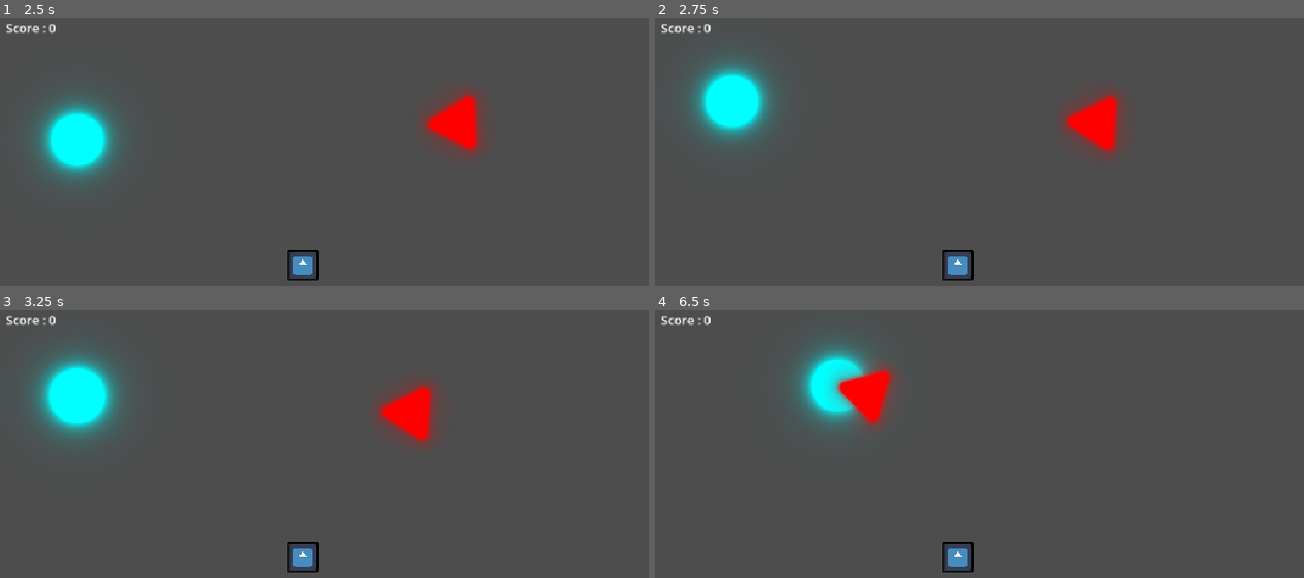
Above: before the commit, frames 1-4 (two rows, left to right).
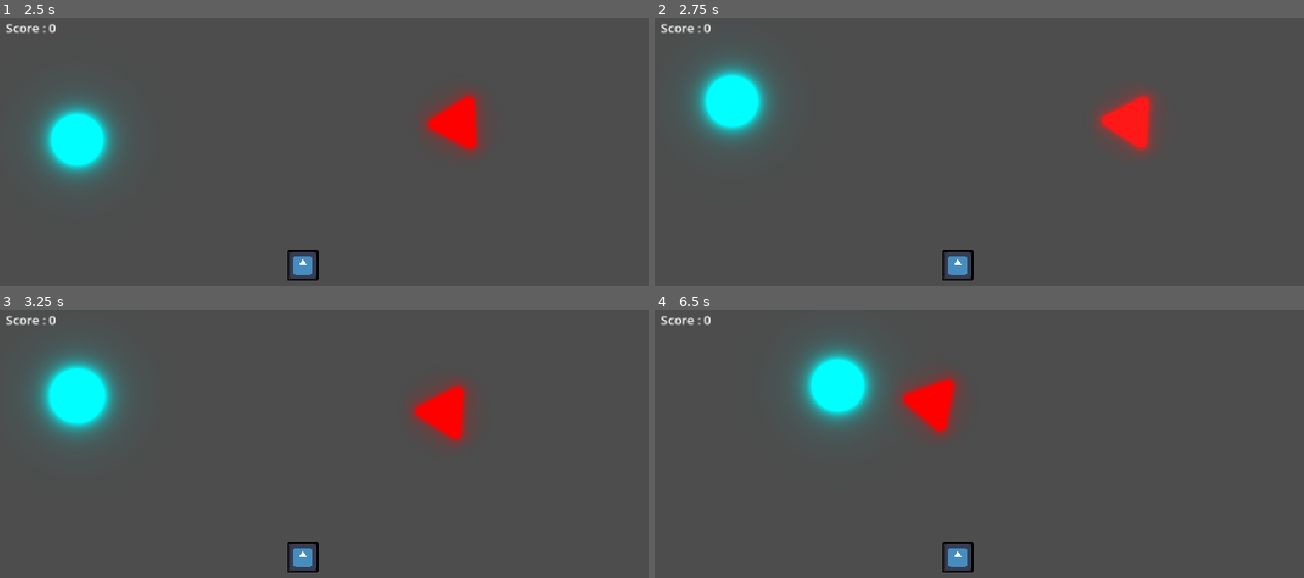
Above: after the commit, the same moments.

Repository: loco-choco/quantux-ui-experiment
Game: Godot game, scene res://main.tscn
Same seed, same stepped clock (60 frames per second), same inputs: the game is played once before the commit and once after it. The engine's default icon, where the game draws it, is replaced by a stand-in: a white triangle on a blue panel in a dark square.
Inputs (mouse positions are in pixels of both pictures, inside the frame that each line leads up to):
- Up to frame 1 (2.5 s): move the mouse to (532, 200) at 0.52 s; hold Left (player_move_x_neg) 0.53-1.28 s; click (532, 200) at 0.67 s; move the mouse to (220, 243) at 1.27 s; tap Right (player_move_x_pos) at 1.35 s; click (220, 243) at 1.42 s; move the mouse to (441, 130) at 2.02 s; hold Up (player_move_y_neg) from 2.03 s (still down); click (441, 130) at 2.17 s
- Up to frame 2 (2.75 s): keep holding Up (player_move_y_neg)
- Up to frame 3 (3.25 s): move the mouse to (outside the picture) at 2.77 s; release Up (player_move_y_neg) at 2.78 s; tap Down (player_move_y_pos) at 2.85 s; click (outside the picture) at 2.92 s
- Up to frame 4 (6.5 s): move the mouse to (1245, 575) at 3.52 s; tap E (shoot, bound only before the commit) at 3.6 s; click (1245, 575) at 3.67 s; move the mouse to (797, 452) at 4.27 s; tap Left (player_move_x_neg) at 4.35 s; click (797, 452) at 4.42 s; move the mouse to (1057, 513) at 5.02 s; hold Right (player_move_x_pos) 5.03-5.78 s; click (1057, 513) at 5.17 s; move the mouse to (908, 409) at 5.77 s; tap Up (player_move_y_neg) at 5.85 s; click (908, 409) at 5.92 s

Frame 1 is identical in both runs. In frame 2, 2.5% of the frame differs, in the area x 62-78%, y 26-52%; in frame 3, 2.5%; in frame 4, 3.3%, in the area x 27-47%, y 20-48%.

Commit message:
made the player pickup items with a button press

Diff:
--- a/gameplay/player.gd
+++ b/gameplay/player.gd
@@ -24,6 +24,10 @@
 		velocity.y -= 1
 	global_position += velocity.normalized() * delta * speed;
 
+	if Input.is_action_just_pressed("pickup_item"):
+		if selected_ground_item:
+			item_collected.emit(selected_ground_item)
+
 	# TODO : uncomment this once we have sprites instead of shapes
 	#if velocity != Vector2.ZERO:
 		#$SpriteBouncer2D.play()
@@ -37,7 +41,6 @@
 			selected_ground_item.diselect()
 		selected_ground_item = item
 		selected_ground_item.select()
-		#item_collected.emit()
 
 func _on_area_exited(area: Area2D) -> void:
 	var item : Item = area as Item
--- a/project.godot
+++ b/project.godot
@@ -31,24 +31,28 @@
 "deadzone": 0.2,
 "events": [Object(InputEventKey,"resource_local_to_scene":false,"resource_name":"","device":0,"window_id":0,"alt_presse …(194 unchanged characters)…
 , Object(InputEventKey,"resource_local_to_scene":false,"resource_name":"","device":-1,"window_id":0,"alt_pressed":false …(183 unchanged characters)…
+, Object(InputEventJoypadMotion,"resource_local_to_scene":false,"resource_name":"","device":-1,"axis":1,"axis_value":-1.0,"script":null)
 ]
 }
 player_move_y_pos={
 "deadzone": 0.2,
 "events": [Object(InputEventKey,"resource_local_to_scene":false,"resource_name":"","device":0,"window_id":0,"alt_presse …(194 unchanged characters)…
 , Object(InputEventKey,"resource_local_to_scene":false,"resource_name":"","device":-1,"window_id":0,"alt_pressed":false …(183 unchanged characters)…
+, Object(InputEventJoypadMotion,"resource_local_to_scene":false,"resource_name":"","device":-1,"axis":1,"axis_value":1.0,"script":null)
 ]
 }
 player_move_x_pos={
 "deadzone": 0.2,
 "events": [Object(InputEventKey,"resource_local_to_scene":false,"resource_name":"","device":0,"window_id":0,"alt_presse …(194 unchanged characters)…
 , Object(InputEventKey,"resource_local_to_scene":false,"resource_name":"","device":-1,"window_id":0,"alt_pressed":false …(183 unchanged characters)…
+, Object(InputEventJoypadMotion,"resource_local_to_scene":false,"resource_name":"","device":-1,"axis":0,"axis_value":1.0,"script":null)
 ]
 }
 player_move_x_neg={
 "deadzone": 0.2,
 "events": [Object(InputEventKey,"resource_local_to_scene":false,"resource_name":"","device":0,"window_id":0,"alt_presse …(194 unchanged characters)…
 , Object(InputEventKey,"resource_local_to_scene":false,"resource_name":"","device":-1,"window_id":0,"alt_pressed":false …(182 unchanged characters)…
+, Object(InputEventJoypadMotion,"resource_local_to_scene":false,"resource_name":"","device":-1,"axis":0,"axis_value":-1.0,"script":null)
 ]
 }
 inventory_select={
@@ -60,11 +64,19 @@
 hud_toggle_inventory={
 "deadzone": 0.2,
 "events": [Object(InputEventKey,"resource_local_to_scene":false,"resource_name":"","device":0,"window_id":0,"alt_presse …(189 unchanged characters)…
+, Object(InputEventJoypadButton,"resource_local_to_scene":false,"resource_name":"","device":-1,"button_index":2,"pressure":0.0,"pressed":true,"script":null)
 ]
 }
 shoot={
 "deadzone": 0.2,
+"events": [Object(InputEventMouseButton,"resource_local_to_scene":false,"resource_name":"","device":-1,"window_id":0,"alt_pressed":false,"shift_pressed":false,"ctrl_pressed":false,"meta_pressed":false,"button_mask":1,"position":Vector2(256, 21),"global_position":Vector2(265, 69),"factor":1.0,"button_index":1,"canceled":false,"pressed":true,"double_click":false,"script":null)
+, Object(InputEventJoypadButton,"resource_local_to_scene":false,"resource_name":"","device":-1,"button_index":1,"pressure":0.0,"pressed":true,"script":null)
+]
+}
+pickup_item={
+"deadzone": 0.2,
 "events": [Object(InputEventKey,"resource_local_to_scene":false,"resource_name":"","device":-1,"window_id":0,"alt_press …(192 unchanged characters)…
+, Object(InputEventJoypadButton,"resource_local_to_scene":false,"resource_name":"","device":-1,"button_index":3,"pressure":0.0,"pressed":true,"script":null)
 ]
 }
 
